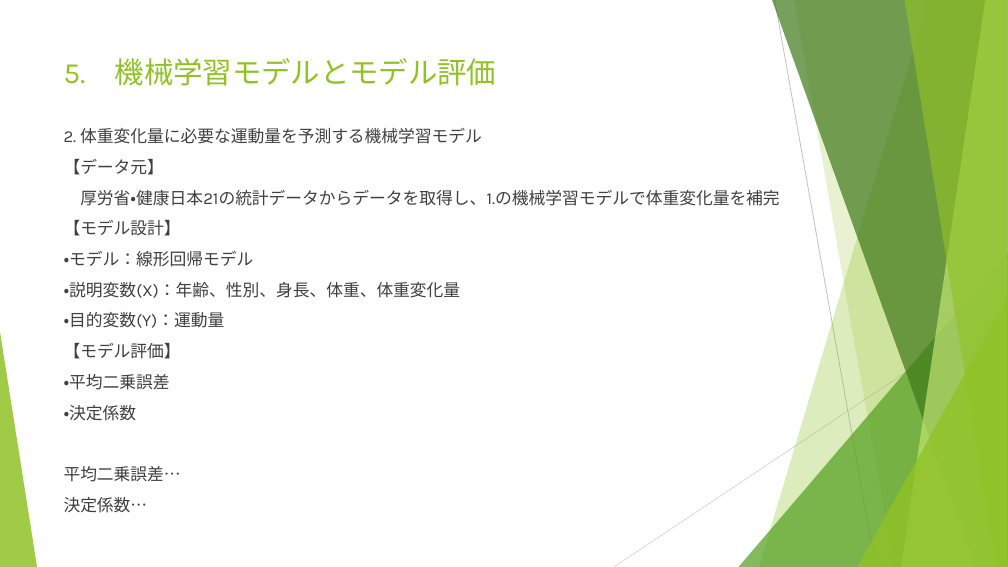
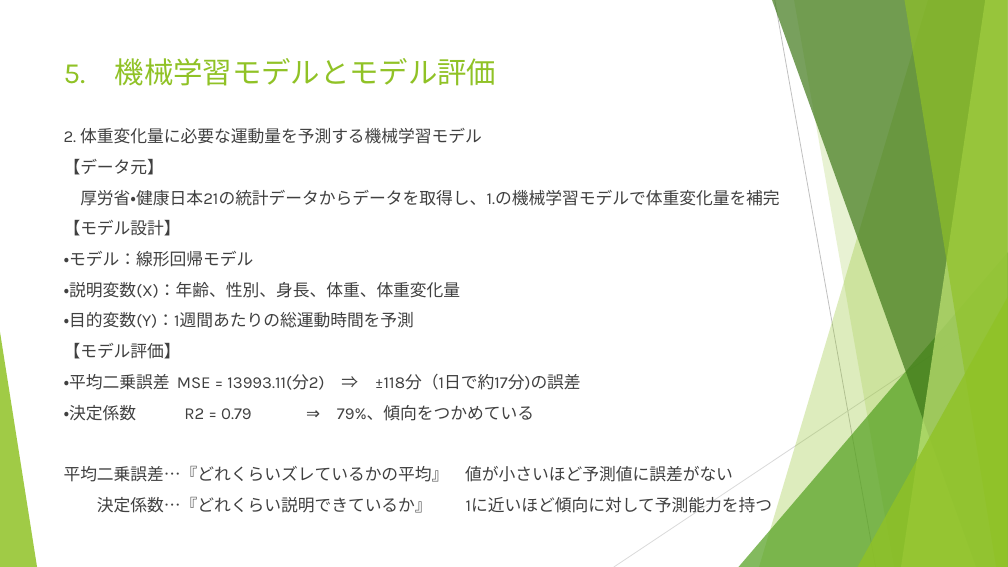
Before and after one commit to usamaru0606/tech_present_2025, a slide deck: slide 8 of 技術発表会資料.pptx. Drawn at 1008x567 pixels with LibreOffice and Linux fonts; fonts in the diff are those of the drawing. Boxes give left, top, right and bottom in pixels: in the first picture for what was removed or moved away, otherwise in the second. Text is boxed around its words. In the diff, an @@ line names an element or a change of style, - is before the commit and + after.

Commit message:
新規評価用スクリプトと資料を追加

```diff
--- a/技術発表会資料.pptx
+++ b/技術発表会資料.pptx
@@ text at (64,312,414,328): text changed @@
-・目的変数(Y)：運動量
+・目的変数(Y)：1週間あたりの総運動時間を予測
@@ text at (64,374,772,513): text changed @@
-・平均二乗誤差
-・決定係数
-平均二乗誤差…
-決定係数…
+・平均二乗誤差 MSE = 13993.11(分2) ⇒ ±118分（1日で約17分)の誤差
+・決定係数 R2 = 0.79 ⇒ 79%、傾向をつかめている
+平均二乗誤差…『どれくらいズレているかの平均』 値が小さいほど予測値に誤差がない
+決定係数…『どれくらい説明できているか』 1に近いほど傾向に対して予測能力を持つ
```
Also in this commit, not shown: 1 other slide changed, 2 other files.
